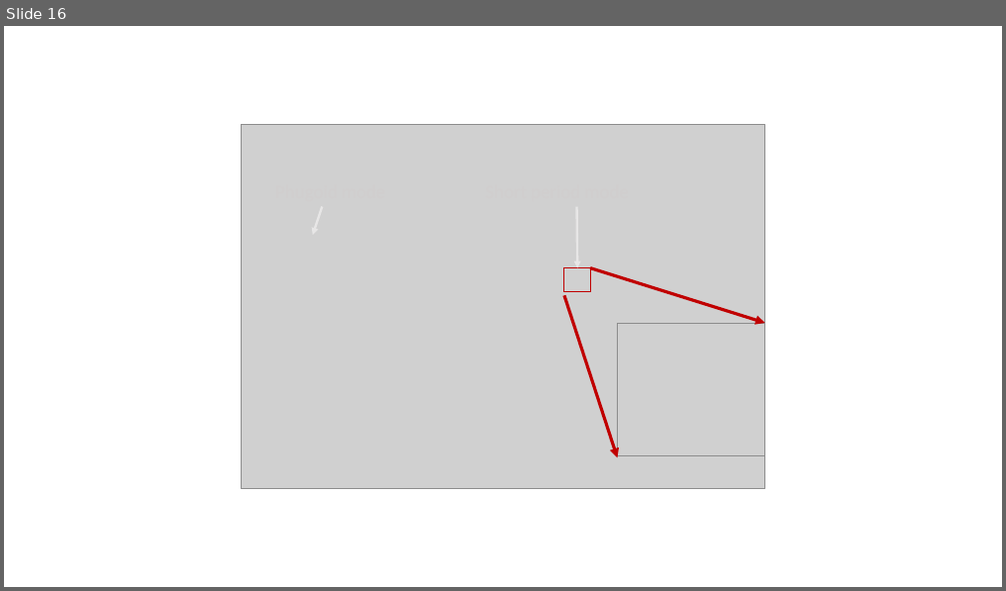
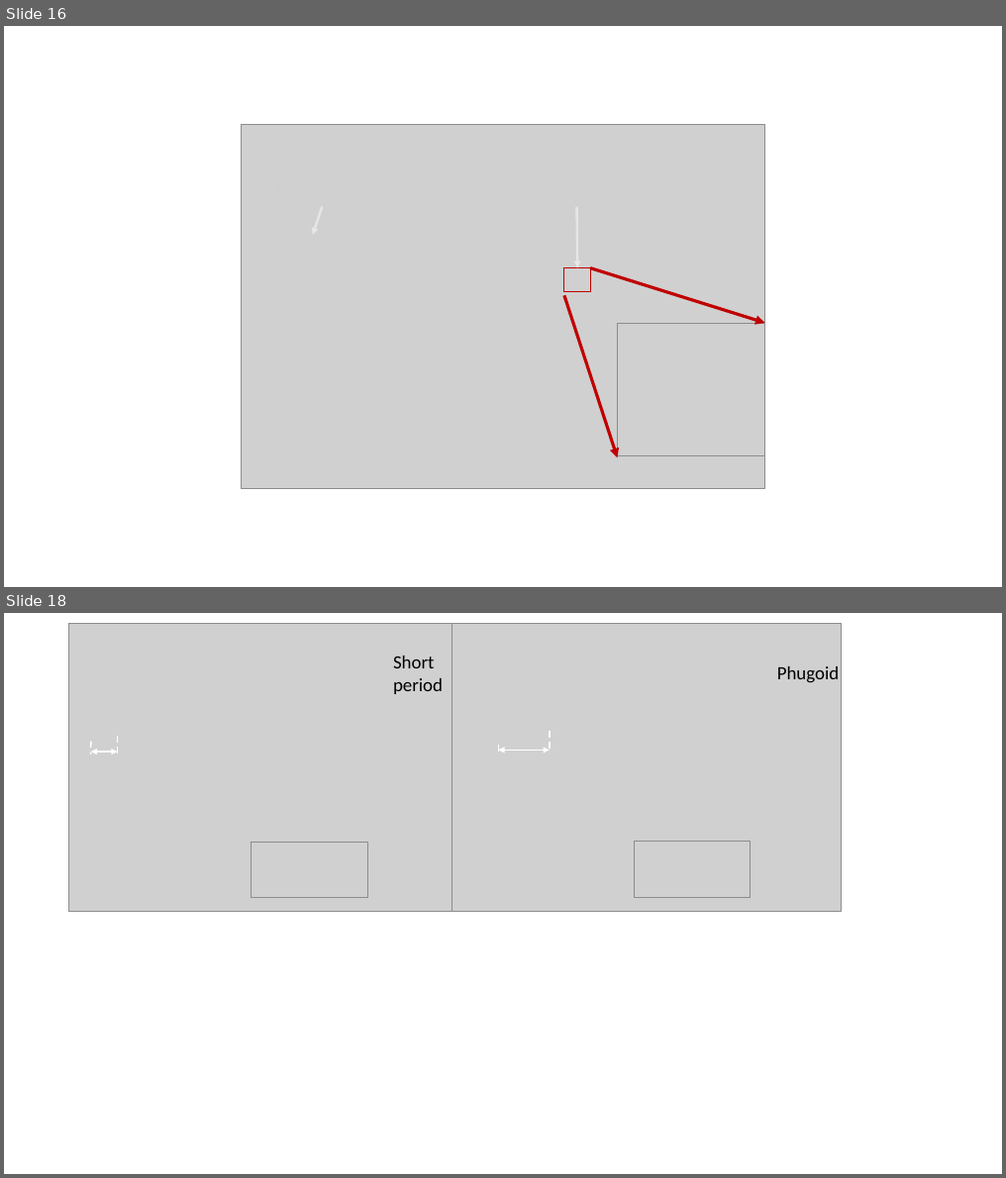
Before and after one commit to KantouniasA/flightDynamics, a slide deck: TechnicalReport/Figures.pptx. Shown one above the other, each under a label of ours: slide 16 before the commit, slides 16 and 18 after it; the slides between them are not shown. The pictures are 1006x591 and 1006x1178 pixels, drawn with LibreOffice and Linux fonts; fonts in the diff are those of the drawing; grey boxes stand for pictures. Boxes give left, top, right and bottom in pixels: in the first picture for what was removed or moved away, otherwise in the second. Text is boxed around its words. In the diff, an @@ line names an element or a change of style, - is before the commit and + after.

```diff
--- a/TechnicalReport/Figures.pptx
+++ b/TechnicalReport/Figures.pptx
@@ slide 18 added at (x1=4, y1=613, x2=1002, y2=1174), background #FFFFFF @@
@@ picture added at (x1=68, y1=624, x2=452, y2=912) @@
@@ picture added at (x1=101, y1=664, x2=205, y2=694) @@
@@ picture added at (x1=245, y1=664, x2=348, y2=694) @@
@@ text added at (x1=393, y1=656, x2=443, y2=694), 18 pt, text #000000 @@
+Short period
@@ text added at (x1=777, y1=666, x2=840, y2=683), 18 pt, text #000000 @@
+Phugoid
@@ picture added at (x1=82, y1=761, x2=186, y2=790) @@
@@ double arrow added from (91, 752) to (118, 752), #FFFFFF 1.5 pt @@
@@ line added from (91, 742) to (91, 755), #FFFFFF 1.5 pt dashed @@
@@ line added from (118, 737) to (118, 754), #FFFFFF 1.5 pt dashed @@
@@ group added at (x1=452, y1=624, x2=842, y2=912): 2 pictures, 2 lines, 1 double arrow @@
@@ picture added at (x1=101, y1=811, x2=220, y2=842) @@
@@ picture added at (x1=245, y1=811, x2=348, y2=841) @@
@@ picture added at (x1=252, y1=842, x2=367, y2=898) @@
@@ picture added at (x1=634, y1=842, x2=749, y2=898) @@
```
Also in this commit, not shown: 2 other slides added, 1 other file.
